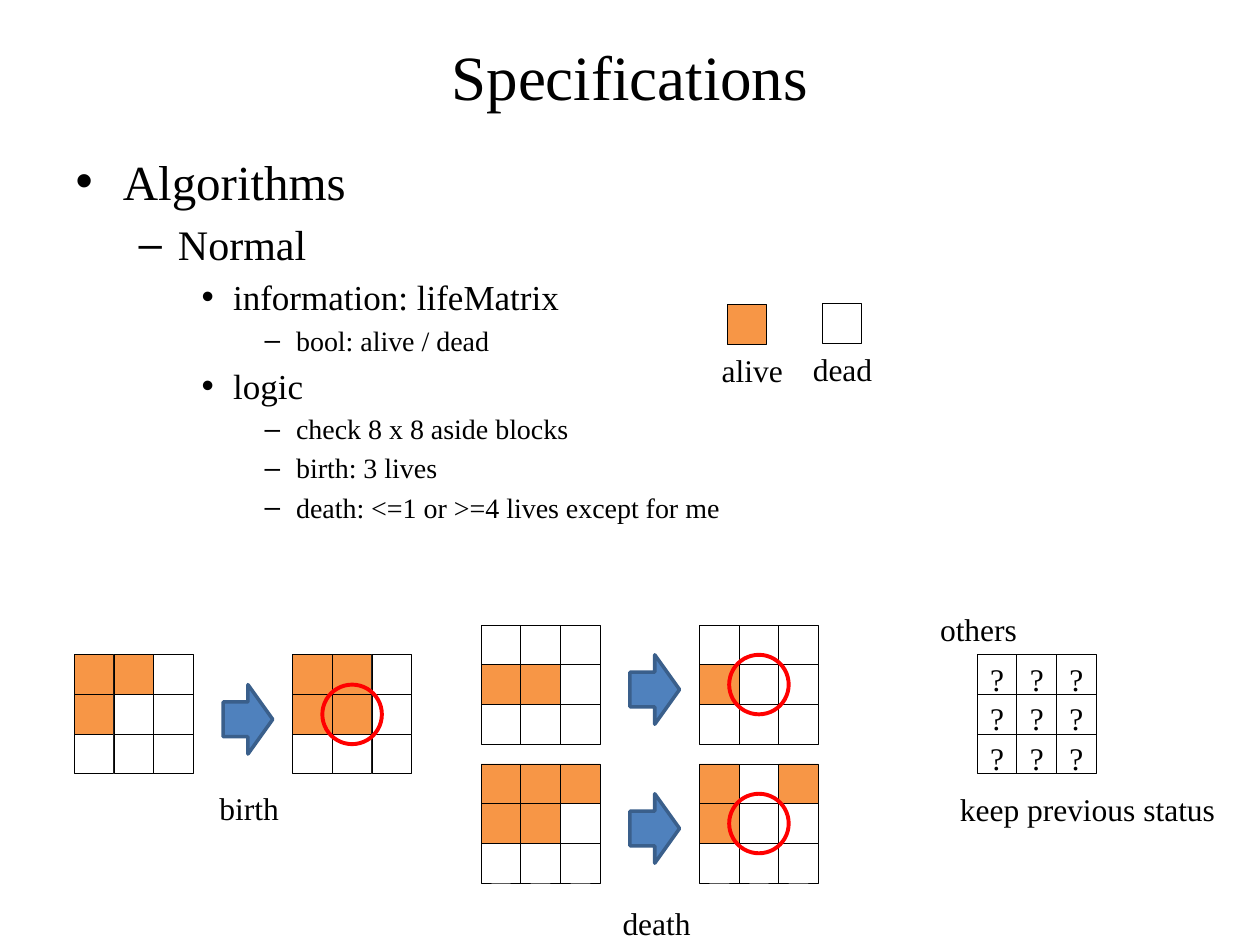
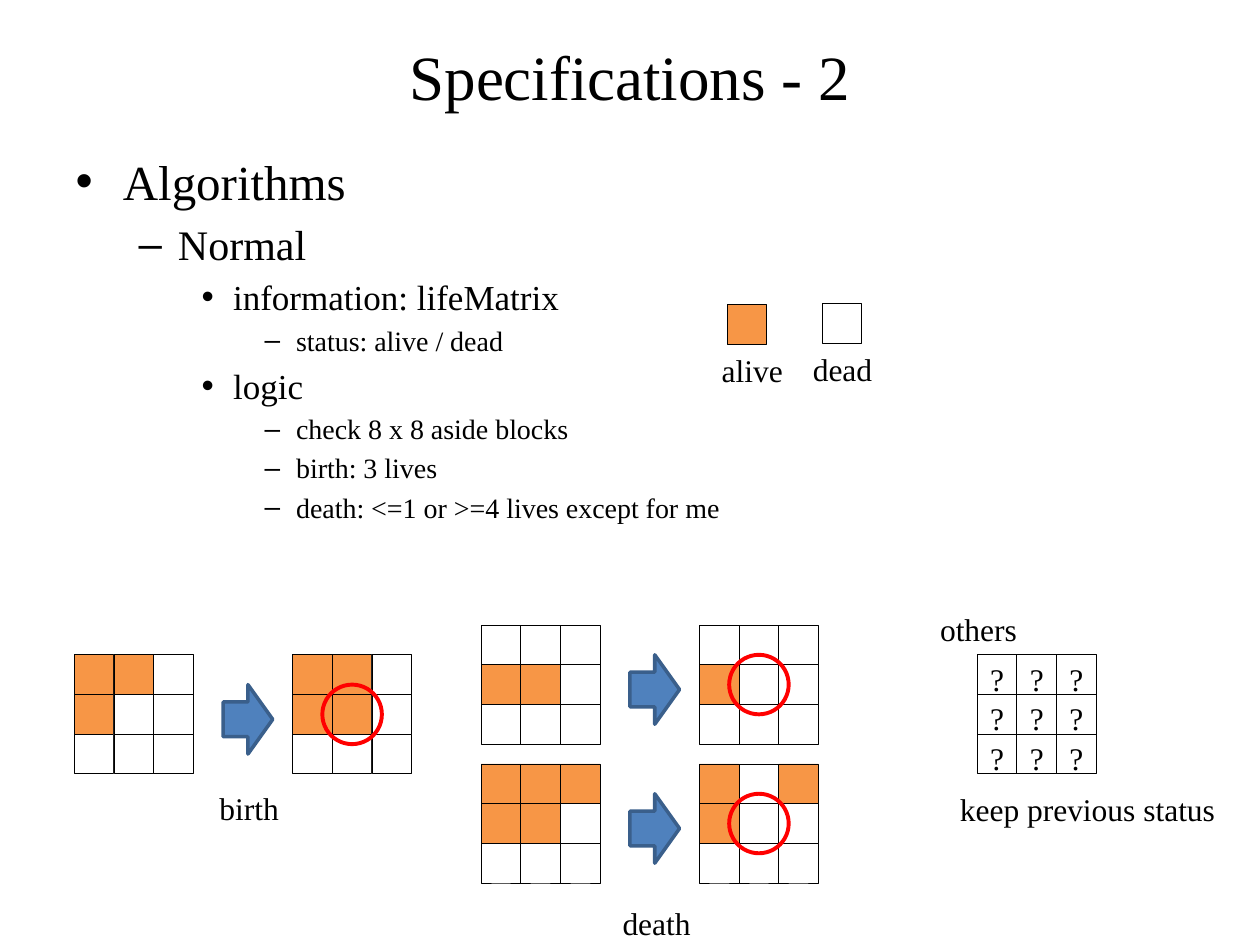
Before and after one commit to iwatake2222/LifeGame, a slide deck: slide 4 of LifeGameDesignDocument.pptx. Drawn at 1260x945 pixels with LibreOffice and Linux fonts; fonts in the diff are those of the drawing. Boxes give left, top, right and bottom in pixels: in the first picture for what was removed or moved away, otherwise in the second. Text is boxed around its words. In the diff, an @@ line names an element or a change of style, - is before the commit and + after.

```diff
--- a/LifeGameDesignDocument.pptx
+++ b/LifeGameDesignDocument.pptx
@@ text at (x1=410, y1=55, x2=850, y2=112): text changed @@
-Specifications
+Specifications - 2
@@ text at (x1=296, y1=331, x2=503, y2=352): text changed @@
-      – bool: alive / dead
+      – status: alive / dead
```
Also in this commit, not shown: 6 other slides changed, 5 slides added, 19 other files.
